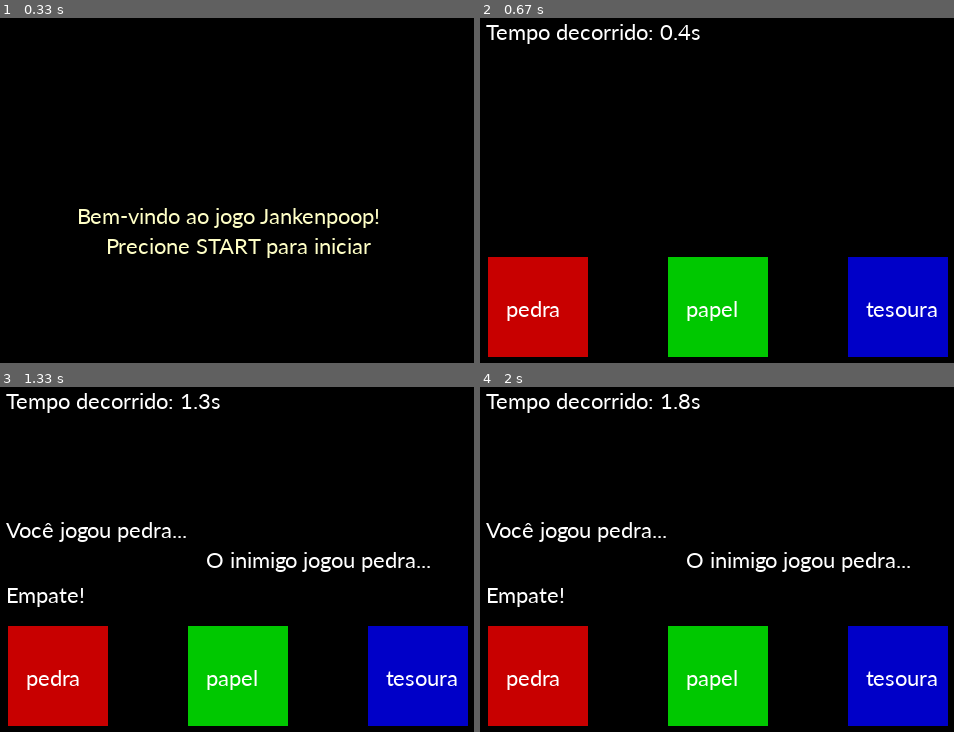
Above: before the commit, frames 1-4 (two rows, left to right).
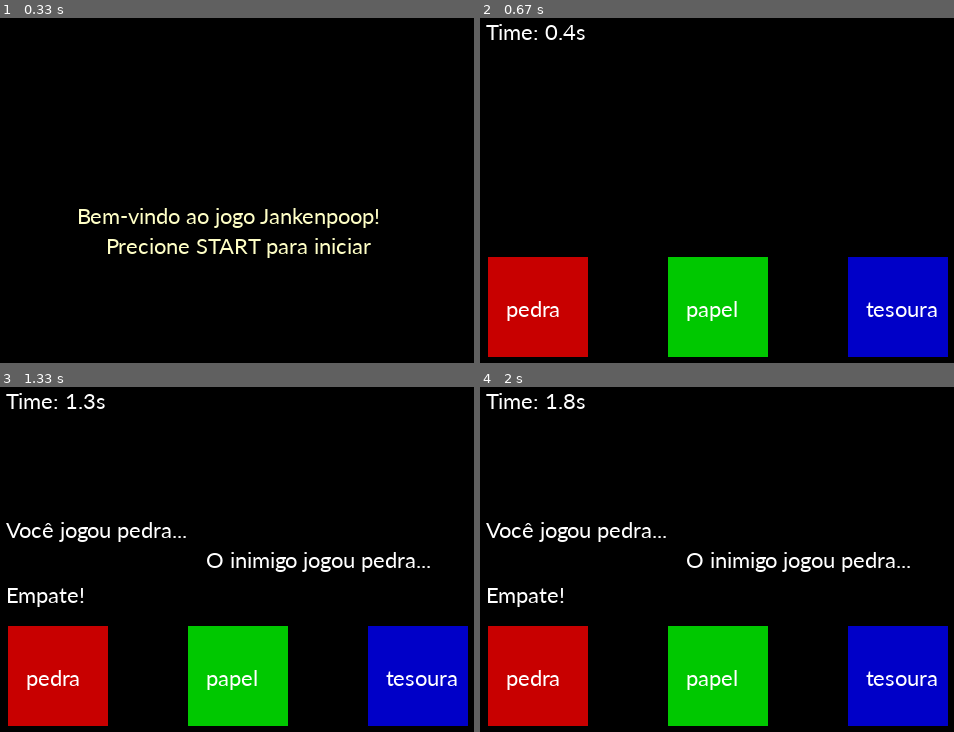
Above: after the commit, the same moments.

Repository: ifal-si-bacharel/jankenpoop
Game: pygame game, started from main.py
The game is run twice, just before and just after one commit, with the same random seed, the same clock (stepped at 60 frames per second) and the same inputs.
Inputs (mouse positions are in pixels of both pictures, inside the frame that each line leads up to):
- Up to frame 1 (0.33 s): no input
- Up to frame 2 (0.67 s): tap Enter at 0.33 s
- Up to frame 3 (1.33 s): click (241, 625) at 0.8 s; click (52, 711) at 1.25 s
- Up to frame 4 (2 s): move the mouse to (outside the picture) at 1.57 s; click (outside the picture) at 1.8 s

Frame 1 is identical in both runs. In frame 2, 0.8% of the frame differs, in the area x 3-47%, y 1-8%; in frame 3, 0.8%; in frame 4, 0.8%.

Commit message:
fix-time-insert

Diff:
--- a/src/modules/game_screen/game_screen.py
+++ b/src/modules/game_screen/game_screen.py
@@ -42,14 +42,14 @@
   button_tesoura.onclick(lambda:choice(3))
 
 clock = pygame.time.Clock()
-tempo_inicio = pygame.time.get_ticks()
+time_start = pygame.time.get_ticks()
 
 def draw_screen():
   text.draw()
   player_choice_text.draw()
-  tempo_decorrido = (pygame.time.get_ticks() - tempo_inicio) / 1000
-  tempo_decorrido_texto = Text(f'Tempo decorrido: {tempo_decorrido:.1f}s', (255, 255, 255), 6, 6)
-  tempo_decorrido_texto.draw()
+  time_decorrido = (pygame.time.get_ticks() - time_start) / 1000
+  time_decorrido_text = Text(f'Time: {time_decorrido:.1f}s', (255, 255, 255), 6, 6)
+  time_decorrido_text.draw()
   clock.tick()
   machine_choice_text.draw()
   pygame.display.update()
